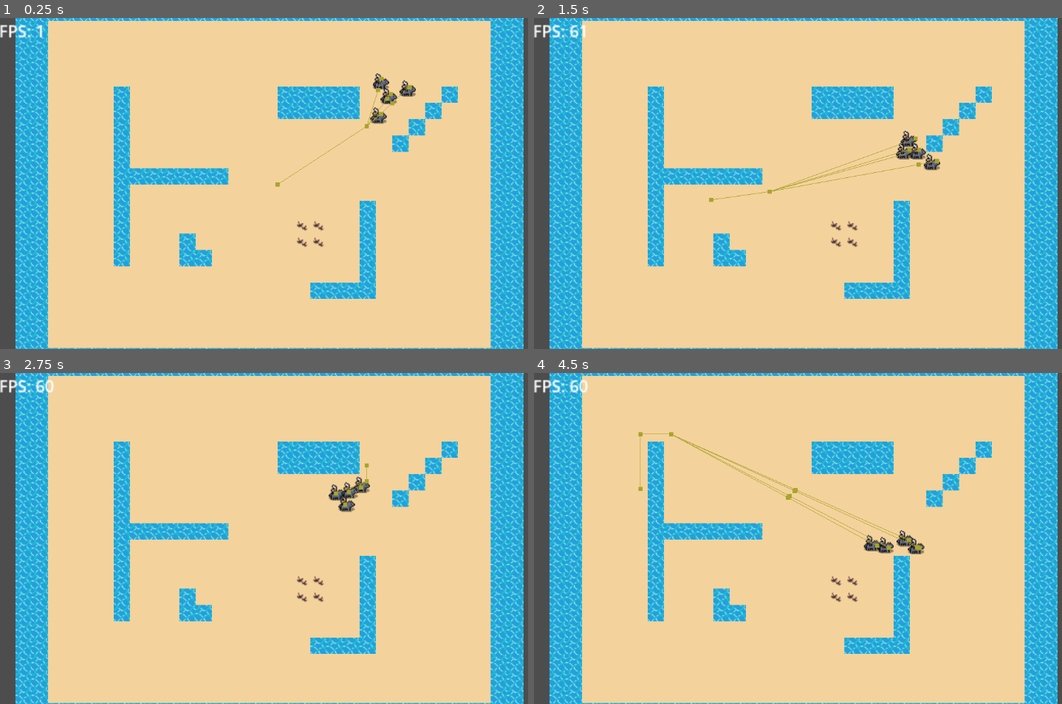
Above: before the commit, frames 1-4 (two rows, left to right).
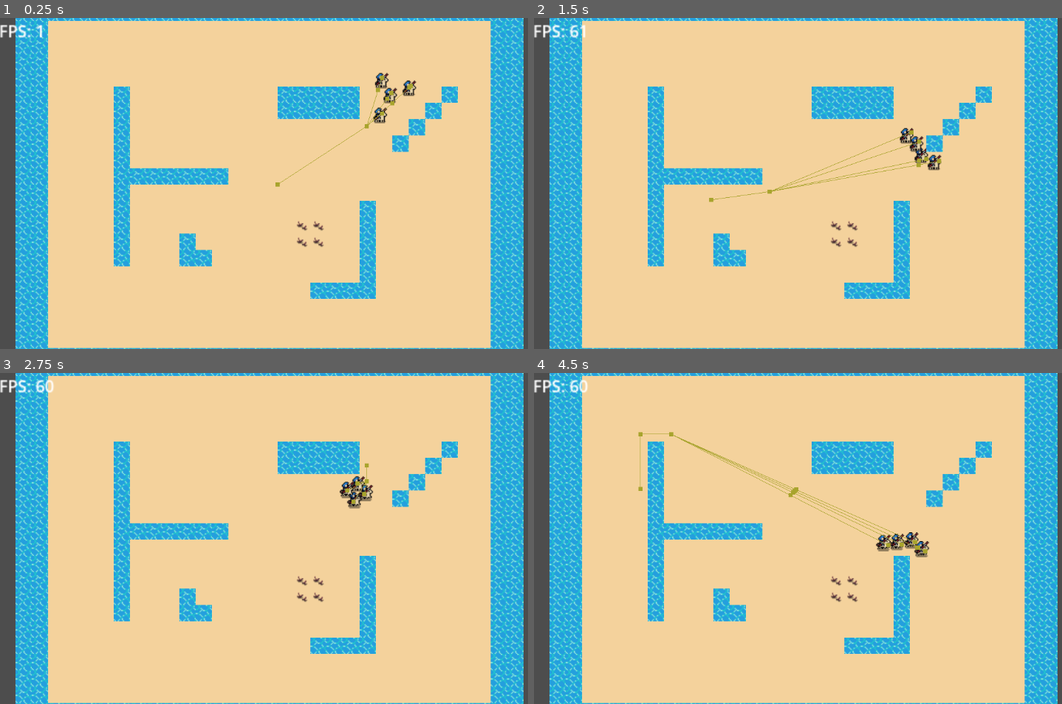
Above: after the commit, the same moments.

Repository: Snayff/Godot-Nav-Test
Game: Godot game, scene res://scenes/world.tscn
The game is run twice, just before and just after one commit, with the same random seed, the same clock (stepped at 60 frames per second) and the same inputs.
Inputs (mouse positions are in pixels of both pictures, inside the frame that each line leads up to):
- Up to frame 1 (0.25 s): no input
- Up to frame 2 (1.5 s): move the mouse to (956, 166) at 0.52 s; click (956, 166) at 0.67 s; move the mouse to (713, 200) at 1.27 s; click (713, 200) at 1.42 s
- Up to frame 3 (2.75 s): move the mouse to (353, 465) at 2.02 s; click (353, 465) at 2.17 s
- Up to frame 4 (4.5 s): move the mouse to (798, 604) at 2.77 s; click (798, 604) at 2.92 s; move the mouse to (1003, 588) at 3.52 s; click (1003, 588) at 3.67 s; move the mouse to (650, 488) at 4.27 s; click (650, 488) at 4.42 s

The runs differ from the first frame. In frame 1, 0.5% of the frame differs, in the area x 70-79%, y 16-33%; in frame 2, 0.9%; in frame 3, 0.5%; in frame 4, 1.1%, in the area x 26-75%, y 19-56%.

Commit message:
added states, animation

Diff:
--- a/scenes/actor.gd
+++ b/scenes/actor.gd
@@ -1,26 +1,37 @@
 extends CharacterBody2D
 
+@onready var nav_agent: NavigationAgent2D = $NavigationAgent2D
+@onready var sprite: AnimatedSprite2D = $AnimatedSprite2D
 
 const movement_speed: float = 80.0
-@onready var nav_agent: NavigationAgent2D = $NavigationAgent2D
+enum STATE {
+	MOVING,
+	IDLE
+}
+
 var target_destination: Vector2
+var current_state: int = STATE.IDLE
 
 func _ready() -> void:
 	EventBus.connect("destination_set", set_destination)
 	nav_agent.velocity_computed.connect(Callable(_on_velocity_computed))
 
+	set_state(STATE.IDLE)
+
+func _process(delta: float) -> void:
+	if nav_agent.is_navigation_finished():
+		set_state(STATE.IDLE)
+	else:
+		set_state(STATE.MOVING)
 
 func _physics_process(delta) -> void:
-	if nav_agent.is_navigation_finished():
-		return
-
-	var next_path_pos: Vector2 = nav_agent.get_next_path_position()
-	var new_velocity: Vector2 = global_position.direction_to(next_path_pos) * movement_speed
-	if nav_agent.avoidance_enabled:
-		nav_agent.set_velocity(new_velocity)
-	else:
-		_on_velocity_computed(new_velocity)
-
+	if current_state == STATE.MOVING:
+		var next_path_pos: Vector2 = nav_agent.get_next_path_position()
+		var new_velocity: Vector2 = global_position.direction_to(next_path_pos) * movement_speed
+		if nav_agent.avoidance_enabled:
+			nav_agent.set_velocity(new_velocity)
+		else:
+			_on_velocity_computed(new_velocity)
 
 func set_destination(destination: Vector2) -> void:
 	target_destination = destination
@@ -36,3 +47,21 @@
 func _on_timer_path_timeout() -> void:
 	# TODO: change to queing for path update, to limit fps drop
 	_update_path()
+
+func set_state(new_state: STATE) -> void:
+	_exit_state()
+	_enter_state(new_state)
+
+	current_state = new_state
+
+func _exit_state() -> void:
+	if current_state == STATE.MOVING:
+		pass
+	elif current_state == STATE.IDLE:
+		pass
+
+func _enter_state(state: STATE) -> void:
+	if state == STATE.MOVING:
+		sprite.play("moving")
+	elif state == STATE.IDLE:
+		sprite.play("idle")
--- a/scenes/actor.tscn
+++ b/scenes/actor.tscn
@@ -1,10 +1,14 @@
-[gd_scene load_steps=8 format=3 uid="uid://bvlh8x1msnkw"]
+[gd_scene load_steps=12 format=3 uid="uid://bvlh8x1msnkw"]
 
 [ext_resource type="Script" path="res://scenes/actor.gd" id="1_gqi0n"]
-[ext_resource type="Texture2D" uid="uid://dj4jkqixyrq3a" path="res://assets/StrongholdSpriteMale-Right(Frame1).png" id="2_7huv6"]
-[ext_resource type="Texture2D" uid="uid://do0g42e6qxuh" path="res://assets/StrongholdSpriteMale-Right(Frame2).png" id="3_ehweb"]
-[ext_resource type="Texture2D" uid="uid://shmbrmh48v7k" path="res://assets/StrongholdSpriteMale-Right(Frame3).png" id="4_pja6b"]
-[ext_resource type="Texture2D" uid="uid://yjwn3uk0yut3" path="res://assets/StrongholdSpriteMale-Right(Frame4).png" id="5_kpxmn"]
+[ext_resource type="Texture2D" uid="uid://cjg68pfbx5mwd" path="res://assets/actor/CavalierIdle(Frame1).png" id="2_qjerp"]
+[ext_resource type="Texture2D" uid="uid://ccmmhs44qtrdu" path="res://assets/actor/CavalierIdle(Frame2).png" id="3_p6qnl"]
+[ext_resource type="Texture2D" uid="uid://bfyflghdqf77c" path="res://assets/actor/CavalierIdle(Frame3).png" id="4_tahu7"]
+[ext_resource type="Texture2D" uid="uid://dwika5sifqd1u" path="res://assets/actor/CavalierIdle(Frame4).png" id="5_11ru3"]
+[ext_resource type="Texture2D" uid="uid://bawu8d3kccle4" path="res://assets/actor/CavalierWalk(Frame1).png" id="6_jq70u"]
+[ext_resource type="Texture2D" uid="uid://cox0wngmn8yev" path="res://assets/actor/CavalierWalk(Frame2).png" id="7_65lkw"]
+[ext_resource type="Texture2D" uid="uid://d0qul2uvj8ki0" path="res://assets/actor/CavalierWalk(Frame3).png" id="8_q0fc7"]
+[ext_resource type="Texture2D" uid="uid://veugdwncbpsu" path="res://assets/actor/CavalierWalk(Frame4).png" id="9_4ldug"]
 
 [sub_resource type="CircleShape2D" id="CircleShape2D_cl6i2"]
 radius = 6.0
@@ -13,33 +17,50 @@
 animations = [{
 "frames": [{
 "duration": 1.0,
-"texture": ExtResource("2_7huv6")
+"texture": ExtResource("2_qjerp")
 }, {
 "duration": 1.0,
-"texture": ExtResource("3_ehweb")
+"texture": ExtResource("3_p6qnl")
 }, {
 "duration": 1.0,
-"texture": ExtResource("4_pja6b")
+"texture": ExtResource("4_tahu7")
 }, {
 "duration": 1.0,
-"texture": ExtResource("5_kpxmn")
+"texture": ExtResource("5_11ru3")
 }],
 "loop": true,
-"name": &"default",
+"name": &"idle",
+"speed": 5.0
+}, {
+"frames": [{
+"duration": 1.0,
+"texture": ExtResource("6_jq70u")
+}, {
+"duration": 1.0,
+"texture": ExtResource("7_65lkw")
+}, {
+"duration": 1.0,
+"texture": ExtResource("8_q0fc7")
+}, {
+"duration": 1.0,
+"texture": ExtResource("9_4ldug")
+}],
+"loop": true,
+"name": &"moving",
 "speed": 5.0
 }]
 
-[node name="Actor" type="CharacterBody2D" groups=["Selectable"]]
+[node name="Actor" type="CharacterBody2D"]
 collision_mask = 3
 script = ExtResource("1_gqi0n")
 
 [node name="CollisionShape2D" type="CollisionShape2D" parent="."]
-position = Vector2(-1, 5)
+position = Vector2(0, 5)
 shape = SubResource("CircleShape2D_cl6i2")
 
 [node name="AnimatedSprite2D" type="AnimatedSprite2D" parent="."]
 sprite_frames = SubResource("SpriteFrames_vl5q1")
-frame_progress = 0.685979
+animation = &"idle"
 
 [node name="NavigationAgent2D" type="NavigationAgent2D" parent="."]
 debug_enabled = true
--- a/scenes/world.tscn
+++ b/scenes/world.tscn
@@ -3,7 +3,7 @@
 [ext_resource type="Script" path="res://scenes/world.gd" id="1_4oxq8"]
 [ext_resource type="Texture2D" uid="uid://rpe11jjnt1tb" path="res://assets/caves.png" id="1_jdpwj"]
 [ext_resource type="PackedScene" uid="uid://bvlh8x1msnkw" path="res://scenes/actor.tscn" id="2_eel51"]
-[ext_resource type="Script" path="res://scenes/FPSCounter.gd" id="4_y4h45"]
+[ext_resource type="Script" path="res://scenes/fps_counter.gd" id="4_y4h45"]
 
 [sub_resource type="TileSetAtlasSource" id="TileSetAtlasSource_g6q47"]
 texture = ExtResource("1_jdpwj")
@@ -35,6 +35,29 @@
 [node name="World" type="Node2D"]
 script = ExtResource("1_4oxq8")
 
+[node name="HUD" type="Control" parent="."]
+layout_mode = 3
+anchors_preset = 15
+anchor_right = 1.0
+anchor_bottom = 1.0
+grow_horizontal = 2
+grow_vertical = 2
+
+[node name="CanvasLayer" type="CanvasLayer" parent="HUD"]
+follow_viewport_enabled = true
+
+[node name="FPSCounter" type="Label" parent="HUD/CanvasLayer"]
+anchors_preset = -1
+anchor_left = -0.235
+anchor_top = -0.249
+anchor_right = -0.235
+anchor_bottom = -0.249
+offset_left = -1.27997
+offset_top = -0.647995
+offset_right = 38.72
+offset_bottom = 22.352
+script = ExtResource("4_y4h45")
+
 [node name="TileMap" type="TileMap" parent="." groups=["navigation"]]
 tile_set = SubResource("TileSet_v5ffv")
 format = 2
@@ -64,24 +87,3 @@
 
 [node name="Actor4" parent="Actors" instance=ExtResource("2_eel51")]
 position = Vector2(135, -101)
-
-[node name="Control" type="Control" parent="."]
-layout_mode = 3
-anchors_preset = 0
-offset_right = 40.0
-offset_bottom = 40.0
-
-[node name="CanvasLayer" type="CanvasLayer" parent="Control"]
-follow_viewport_enabled = true
-
-[node name="FPSCounter" type="Label" parent="Control/CanvasLayer"]
-anchors_preset = -1
-anchor_left = -0.235
-anchor_top = -0.249
-anchor_right = -0.235
-anchor_bottom = -0.249
-offset_left = -1.27997
-offset_top = -0.647995
-offset_right = 38.72
-offset_bottom = 22.352
-script = ExtResource("4_y4h45")
Binary file removed: assets/StrongholdSpriteMale-Right(Frame1).png
Binary file removed: assets/StrongholdSpriteMale-Right(Frame2).png
Binary file removed: assets/StrongholdSpriteMale-Right(Frame3).png
Binary file removed: assets/StrongholdSpriteMale-Right(Frame4).png
Binary file added: assets/actor/CavalierIdle(Frame1).png
Not shown, added: assets/actor/CavalierIdle(Frame1).png.import
Binary file added: assets/actor/CavalierIdle(Frame2).png
Not shown, changed: assets/actor/CavalierIdle(Frame2).png.import
Binary file added: assets/actor/CavalierIdle(Frame3).png
Not shown, changed: assets/actor/CavalierIdle(Frame3).png.import
Binary file added: assets/actor/CavalierIdle(Frame4).png
Not shown, changed: assets/actor/CavalierIdle(Frame4).png.import
(and 13 more such lines)
